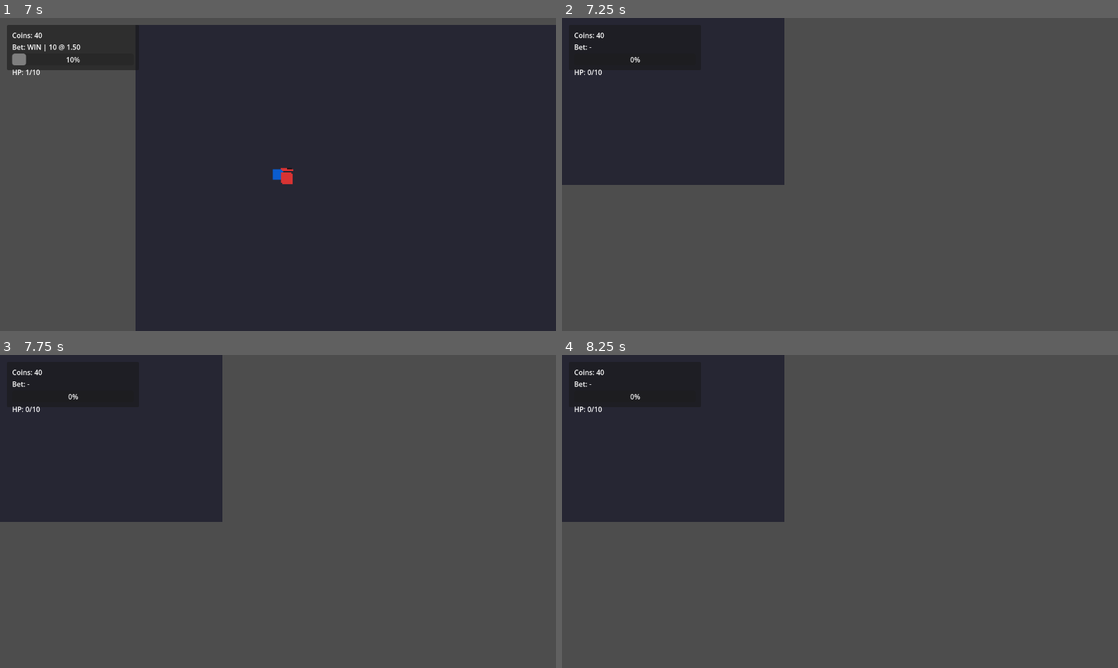
Above: before the commit, frames 1-4 (two rows, left to right).
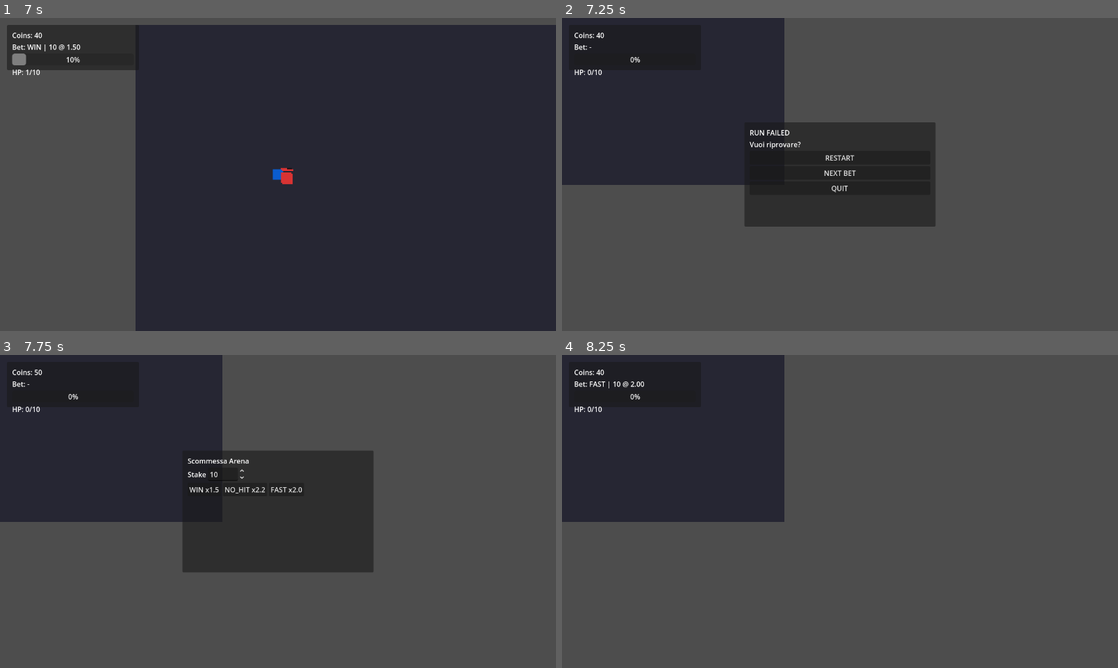
Above: after the commit, the same moments.

Repository: Faratas410/Gallicus-2.0
Game: Godot game, scene res://scenes/Main.tscn
Same seed, same stepped clock (60 frames per second), same inputs: the game is played once before the commit and once after it.
Inputs (mouse positions are in pixels of both pictures, inside the frame that each line leads up to):
- Up to frame 1 (7 s): click "WIN x1.5" at 0.5 s; tap Enter at 1.25 s; hold D (move_right) 1.28-2.03 s; tap K (attack_heavy) at 1.35, 4.35 s; hold S (move_down) 2.03-2.78 s; tap J (attack_light) at 2.1, 5.1 s; hold D (move_right) 2.78-3.53 s; hold L (block) 2.78-3.53 s; hold W (move_up) 3.53-4.28 s; tap Space (dodge) at 3.6, 6.5, 6.6 s; hold A (move_left) 4.28-5.78 s; hold S (move_down) 5.78-6.53 s; hold L (block) 5.78-6.53 s; hold D (move_right) from 6.53 s (still down)
- Up to frame 2 (7.25 s): keep holding D (move_right)
- Up to frame 3 (7.75 s): release D (move_right) at 7.25 s; click (278, 495) at 7.25 s, where only the run after the commit has a clickable "RESTART"
- Up to frame 4 (8.25 s): click (851, 489) at 8 s, where only the run after the commit has a clickable "FAST x2.0"

Frame 1 is identical in both runs. In frame 2, 10% of the frame differs, in the area x 32-68%, y 33-67%; in frame 3, 12%, in the area x 6-68%, y 4-70%; in frame 4, less than 0.1%.

Commit message:
Add game over UI restart handlers

Diff:
--- a/scripts/ui/ui_root.gd
+++ b/scripts/ui/ui_root.gd
@@ -10,6 +10,10 @@
 @onready var bet_no_hit_button: Button = _req("HUD/BetPanel/BetVBox/BetButtons/BetNoHitButton") as Button
 @onready var bet_fast_button: Button = _req("HUD/BetPanel/BetVBox/BetButtons/BetFastButton") as Button
 @onready var debug_overlay: Label = get_node_or_null("HUD/DebugOverlay") as Label
+@onready var game_over_panel: Panel = $HUD/GameOverPanel
+@onready var restart_button: Button = $HUD/GameOverPanel/GameOverVBox/RestartButton
+@onready var next_bet_button: Button = $HUD/GameOverPanel/GameOverVBox/NextBetButton
+@onready var quit_button: Button = $HUD/GameOverPanel/GameOverVBox/QuitButton
 
 var _bets_by_id: Dictionary = {}
 var _bet_manager: Node
@@ -40,6 +44,13 @@
 	if debug_overlay != null:
 		debug_overlay.visible = false
 
+	if restart_button != null:
+		restart_button.pressed.connect(_on_restart_pressed)
+	if next_bet_button != null:
+		next_bet_button.pressed.connect(_on_next_bet_pressed)
+	if quit_button != null:
+		quit_button.pressed.connect(_on_quit_pressed)
+
 	var arena: Node = get_tree().get_first_node_in_group("arena")
 	if arena != null and arena.has_signal("player_spawned"):
 		arena.player_spawned.connect(_on_player_spawned)
@@ -57,12 +68,16 @@
 		bet_info_label.text = "Bet: -"
 	if bet_panel != null:
 		bet_panel.visible = false
+	if game_over_panel != null:
+		game_over_panel.visible = false
 
 func _on_run_failed() -> void:
 	if bet_info_label != null:
 		bet_info_label.text = "Bet: -"
 	if bet_panel != null:
 		bet_panel.visible = false
+	if game_over_panel != null:
+		game_over_panel.visible = true
 
 func _on_coins_changed(coins: int) -> void:
 	if coins_label != null:
@@ -85,6 +100,27 @@
 	if bet_panel != null:
 		bet_panel.visible = false
 	get_viewport().gui_release_focus()
+
+func _on_restart_pressed() -> void:
+	_request_restart(false)
+
+func _on_next_bet_pressed() -> void:
+	_request_restart(true)
+
+func _request_restart(open_bet: bool) -> void:
+	if game_over_panel != null:
+		game_over_panel.visible = false
+
+	var rm: Node = get_tree().get_first_node_in_group("run_manager")
+	if rm != null and rm.has_method("restart_run"):
+		rm.call("restart_run", open_bet)
+	elif rm != null and rm.has_method("start_new_run"):
+		rm.call("start_new_run")
+	else:
+		push_warning("RunManager not found or no restart method.")
+
+func _on_quit_pressed() -> void:
+	get_tree().quit()
 
 func _on_player_health_changed(current: int, max: int) -> void:
 	player_hp_bar.max_value = max
